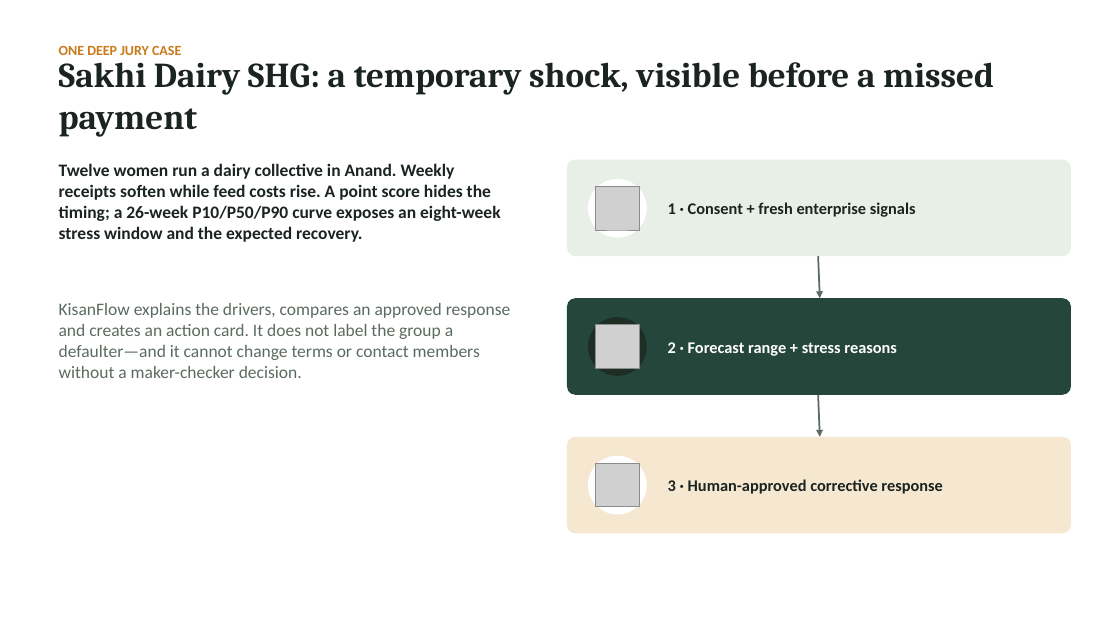
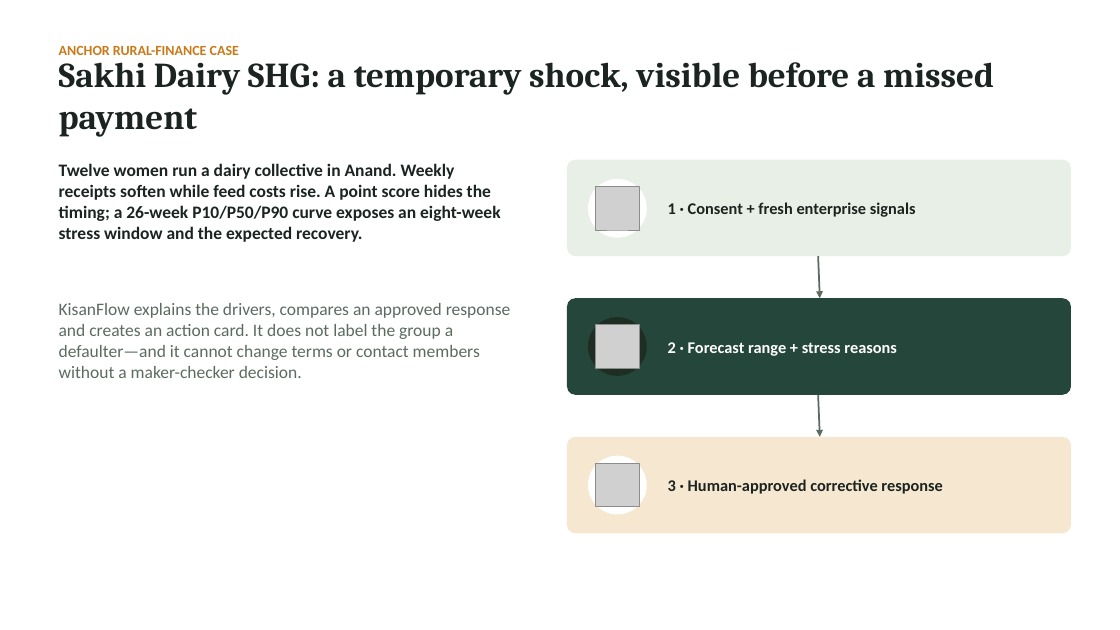
Before and after one commit to gowtham66867/KisanFlow, a slide deck: slide 3 of KisanFlow_Presentation.pptx. Drawn at 1120x630 pixels with LibreOffice and Linux fonts; fonts in the diff are those of the drawing; grey boxes stand for pictures. Boxes give left, top, right and bottom in pixels: in the first picture for what was removed or moved away, otherwise in the second. Text is boxed around its words. In the diff, an @@ line names an element or a change of style, - is before the commit and + after.

```diff
--- a/KisanFlow_Presentation.pptx
+++ b/KisanFlow_Presentation.pptx
@@ text at bbox=[59, 46, 239, 55]: text changed @@
-ONE DEEP JURY CASE
+ANCHOR RURAL-FINANCE CASE
```
Also in this commit, not shown: 3 other slides changed, 5 other files.
